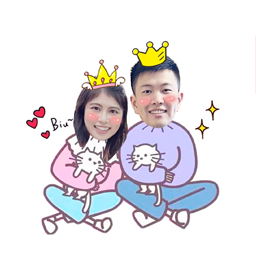
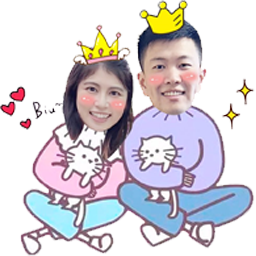
Layers edited between the first and the second 256 × 256 image:
painted on "Layer 2" over [0, 0, 256, 256]
removed layer "Layer 1" over [177, 33, 256, 120]
removed layer "Background" over [0, 0, 256, 256]
